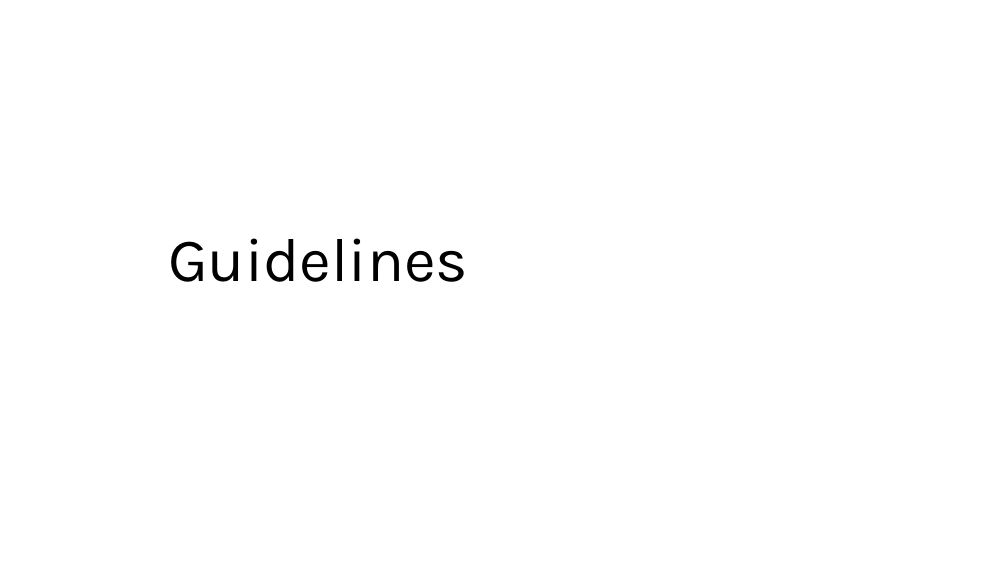
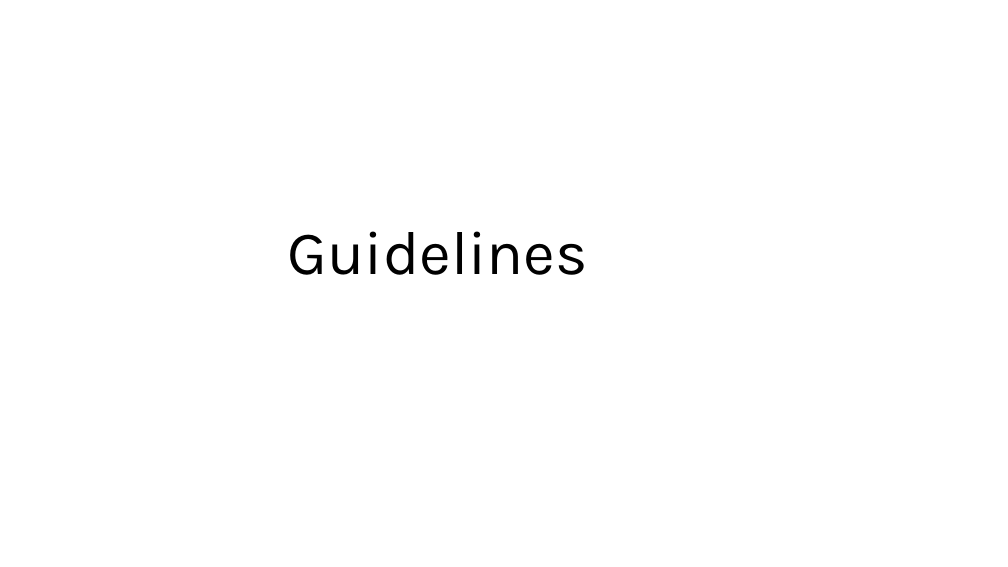
Before and after one commit to vaishnavitv/Assets-and-Publications, a slide deck: slide 26 of Speaking-Engagements/2024/Vancouver.dev/Presentation/ND-Product-Design.pptx (slide 22 before the commit). Drawn at 1008x567 pixels with LibreOffice and Linux fonts; fonts in the diff are those of the drawing. Boxes give left, top, right and bottom in pixels: in the first picture for what was removed or moved away, otherwise in the second. Text is boxed around its words. In the diff, an @@ line names an element or a change of style, - is before the commit and + after.

```diff
--- a/Speaking-Engagements/2024/Vancouver.dev/Presentation/ND-Product-Design.pptx
+++ b/Speaking-Engagements/2024/Vancouver.dev/Presentation/ND-Product-Design.pptx
@@ title "Guidelines": place and size @@
-title "Guidelines" at [168,238,468,282]
+title "Guidelines" at [288,231,588,275]
```
Also in this commit, not shown: 3 other slides changed, 6 slides added, 2 slides removed, 1 other file.
